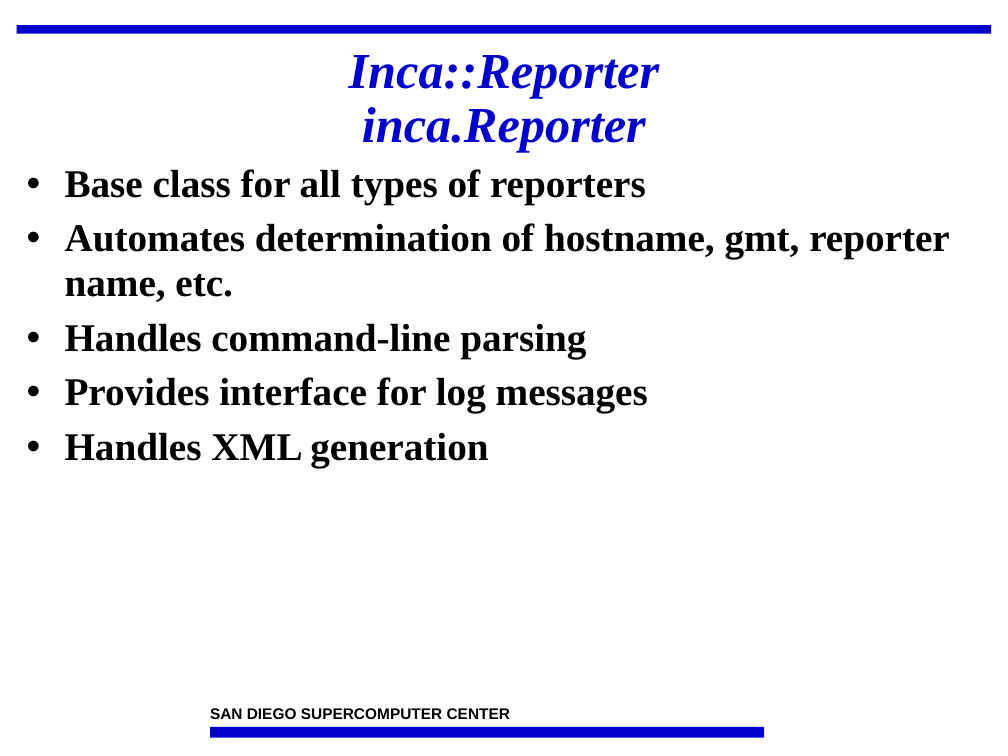
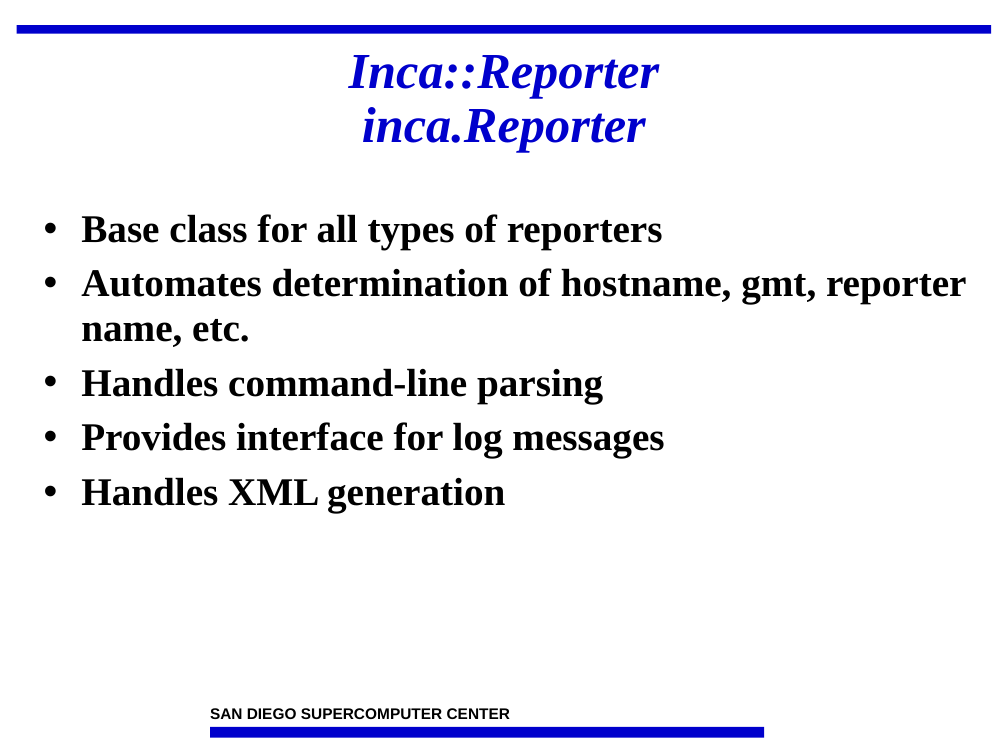
Before and after one commit to IncaProject/inca-xsede, a slide deck: slide 12 of talks/2008workshop/incaReporters.ppt (slide 10 before the commit). Drawn at 1008x756 pixels with LibreOffice and Linux fonts; fonts in the diff are those of the drawing; background and template pictures are left out. Boxes give left, top, right and bottom in pixels: in the first picture for what was removed or moved away, otherwise in the second. Text is boxed around its words. In the diff, an @@ line names an element or a change of style, - is before the commit and + after.

```diff
--- a/talks/2008workshop/incaReporters.ppt
+++ b/talks/2008workshop/incaReporters.ppt
@@ text "Base class for all types ...": place and size @@
-text "Base class for all types ..." at [65,169,949,467]
+text "Base class for all types ..." at [81,214,966,512]
```
Also in this commit, not shown: 13 other slides changed, 7 slides added.
